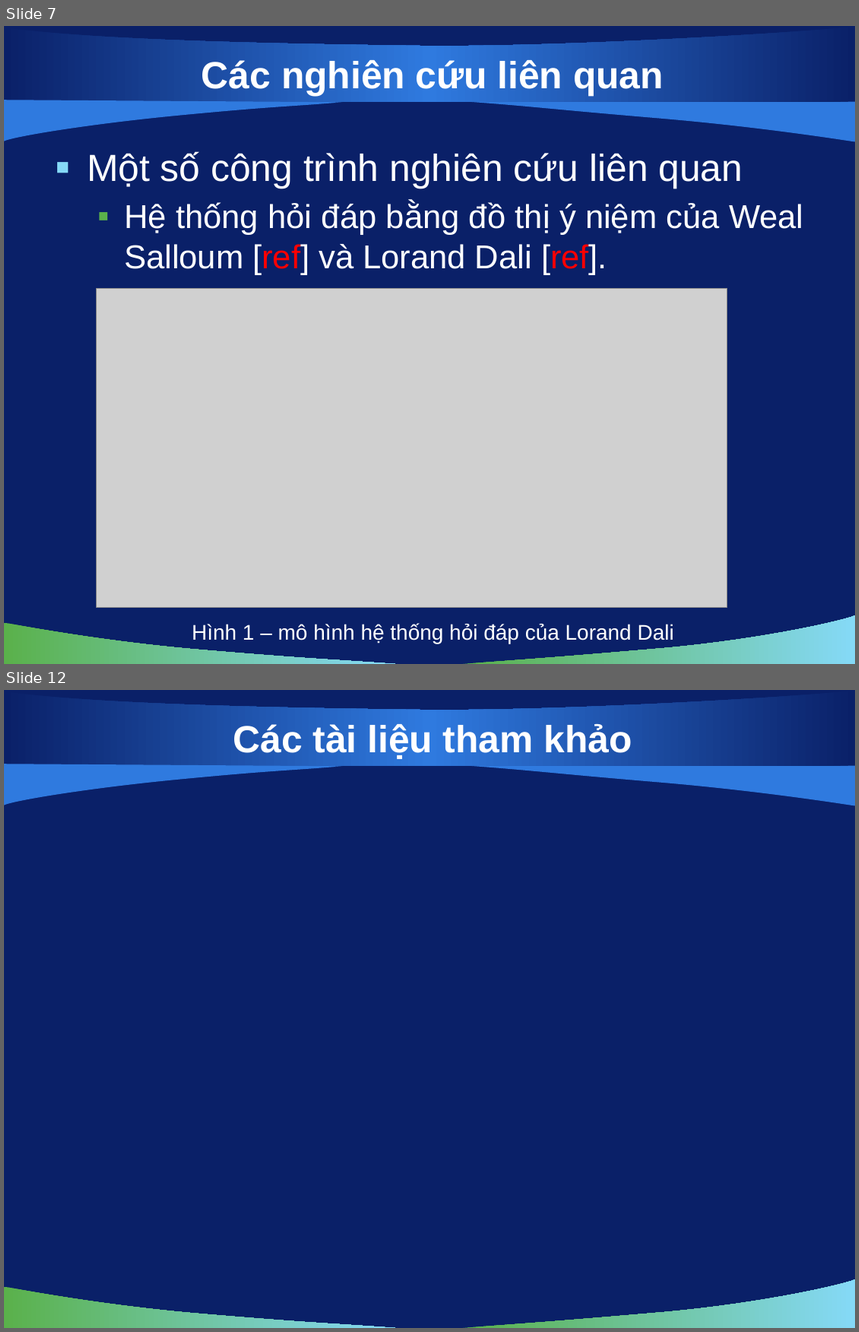
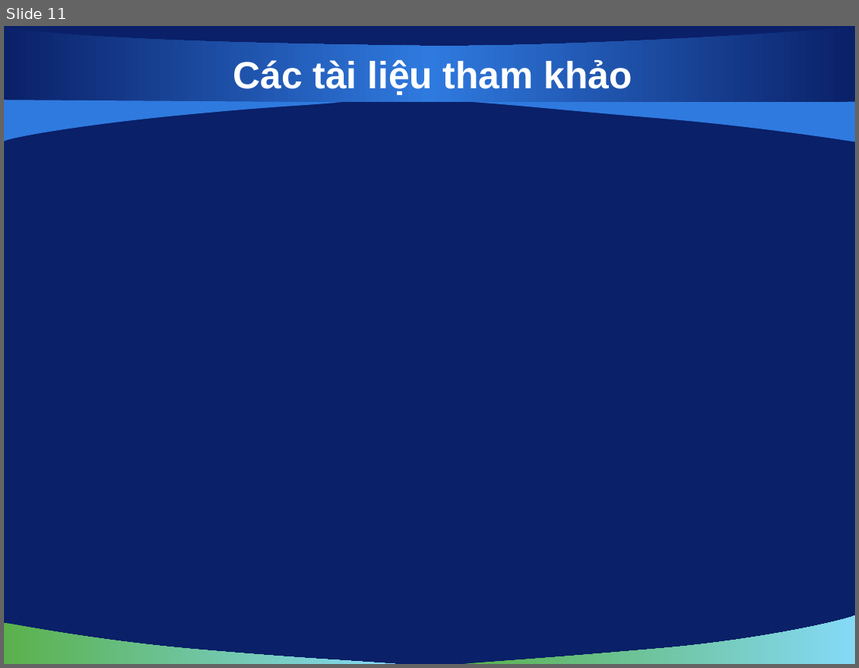
Before and after one commit to hungntit/filnalproject, a slide deck: De Cuong/bao cao luan van/slide 0.2.pptx. Shown one above the other, each under a label of ours: slides 7 and 12 before the commit, slide 11 after it; the slides between them are not shown. The pictures are 859x1332 and 859x668 pixels, drawn with LibreOffice and Linux fonts; fonts in the diff are those of the drawing; grey boxes stand for pictures; background and template pictures are left out. Boxes give left, top, right and bottom in pixels: in the first picture for what was removed or moved away, otherwise in the second. Text is boxed around its words. In the diff, an @@ line names an element or a change of style, - is before the commit and + after.

```diff
--- a/De Cuong/bao cao luan van/slide 0.2.pptx
+++ b/De Cuong/bao cao luan van/slide 0.2.pptx
@@ slide 7 removed at [4, 26, 855, 664], background picture (left out); not listed: 5 template elements that a slide beside it also shows @@
@@ title removed at [202, 60, 664, 96] @@
-Các nghiên cứu liên quan
@@ text removed at [87, 151, 804, 275] @@
-▪ Một số công trình nghiên cứu liên quan
-  ▪ Hệ thống hỏi đáp bằng đồ thị ý niệm của Weal Salloum [ref] và Lorand Dali [ref].
@@ picture removed at [96, 288, 728, 607] @@
@@ text removed at [192, 623, 674, 644] @@
-Hình 1 – mô hình hệ thống hỏi đáp của Lorand Dali
@@ what was slide 12 is now slide 11 @@
```
Also in this commit, not shown: 6 slides changed, 4 slides added, 4 other slides removed, 1 other file.
